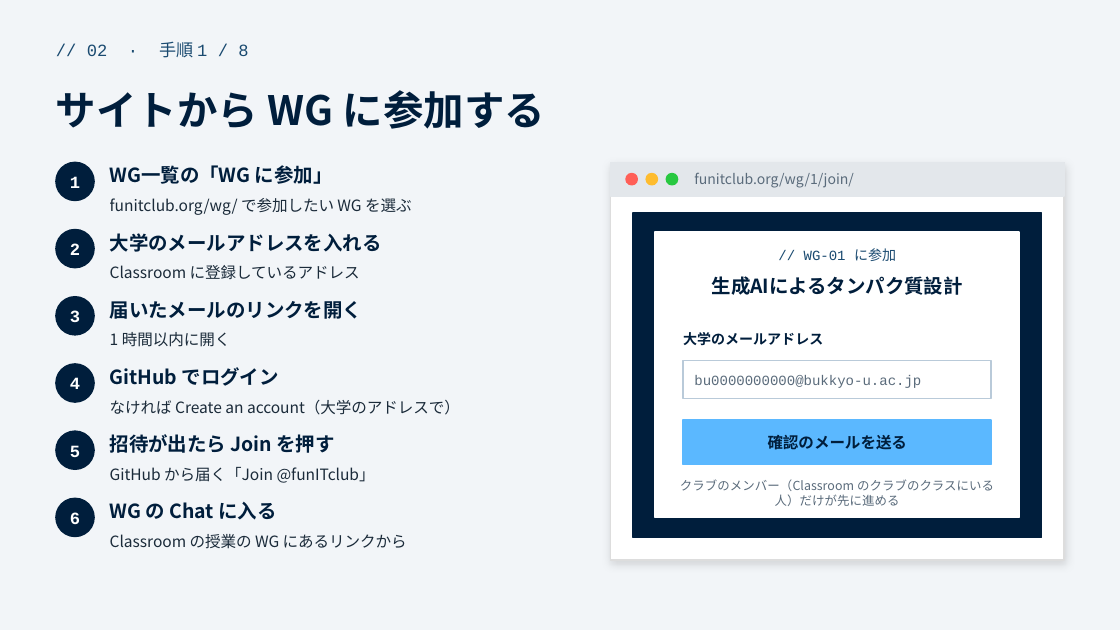
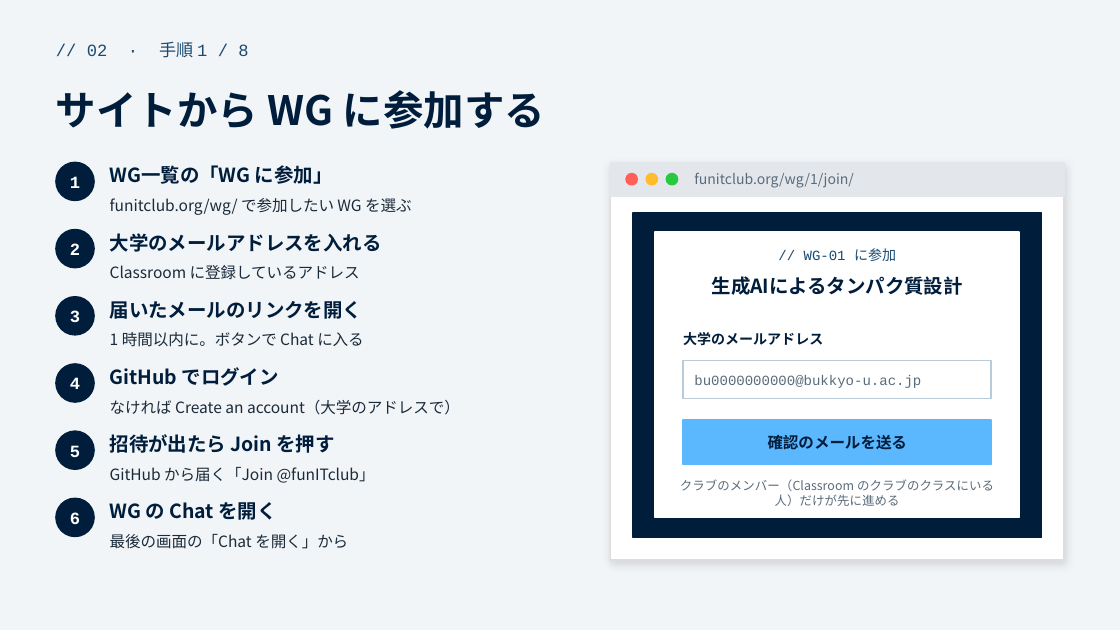
Before and after one commit to funITclub/homepage, a slide deck: slide 5 of static/guide/02_パソコンの準備.pptx. Drawn at 1120x630 pixels with LibreOffice and Linux fonts; fonts in the diff are those of the drawing. Boxes give left, top, right and bottom in pixels: in the first picture for what was removed or moved away, otherwise in the second. Text is boxed around its words. In the diff, an @@ line names an element or a change of style, - is before the commit and + after.

```diff
--- a/static/guide/02_パソコンの準備.pptx
+++ b/static/guide/02_パソコンの準備.pptx
@@ text at (110, 332, 364, 347): text changed @@
-1 時間以内に開く
+1 時間以内に。ボタンで Chat に入る
@@ text at (110, 502, 276, 520): text changed @@
-WG の Chat に入る
+WG の Chat を開く
@@ text at (110, 534, 348, 549): text changed @@
-Classroom の授業の WG にあるリンクから
+最後の画面の「Chat を開く」から
```
Also in this commit, not shown: 5 other files.
